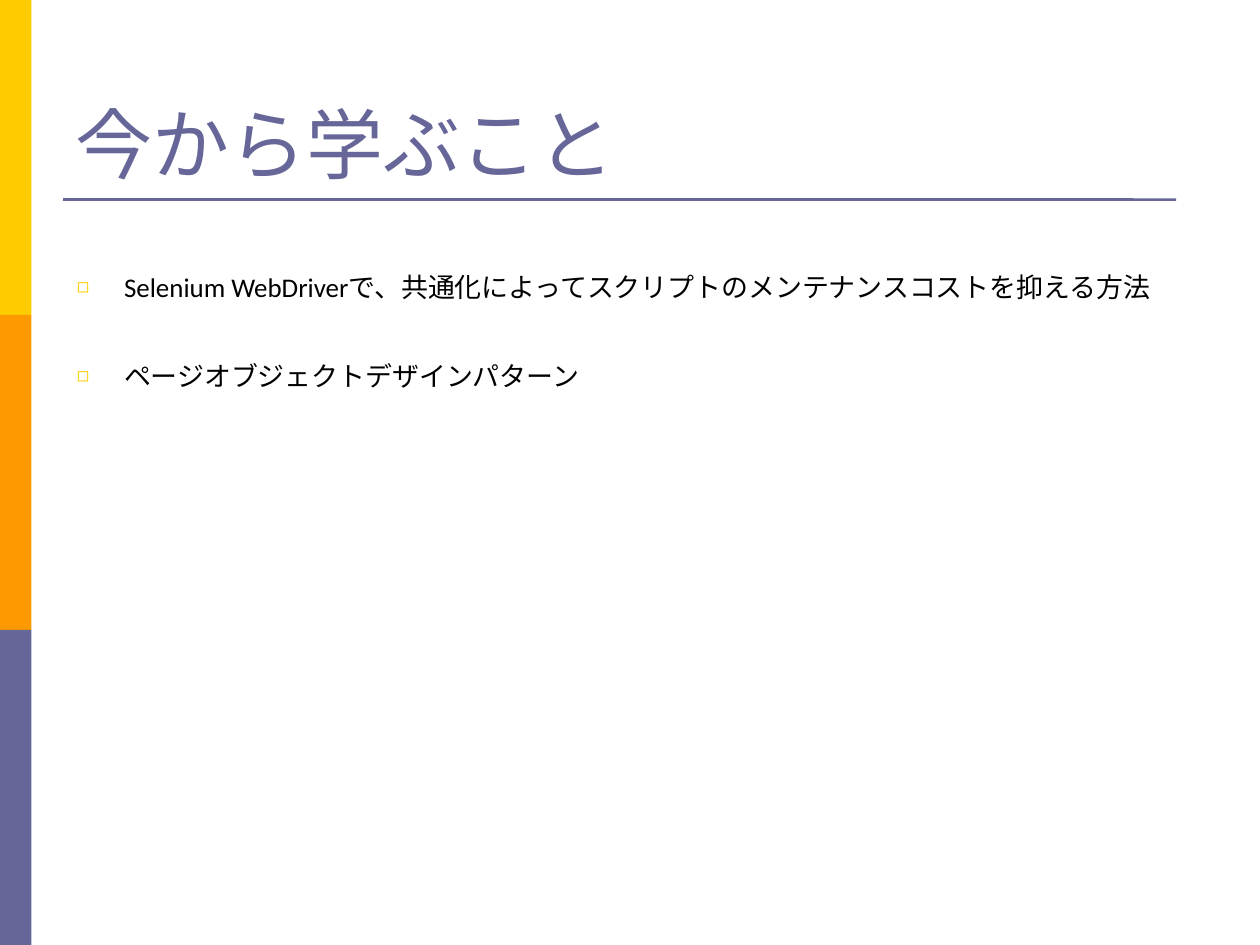
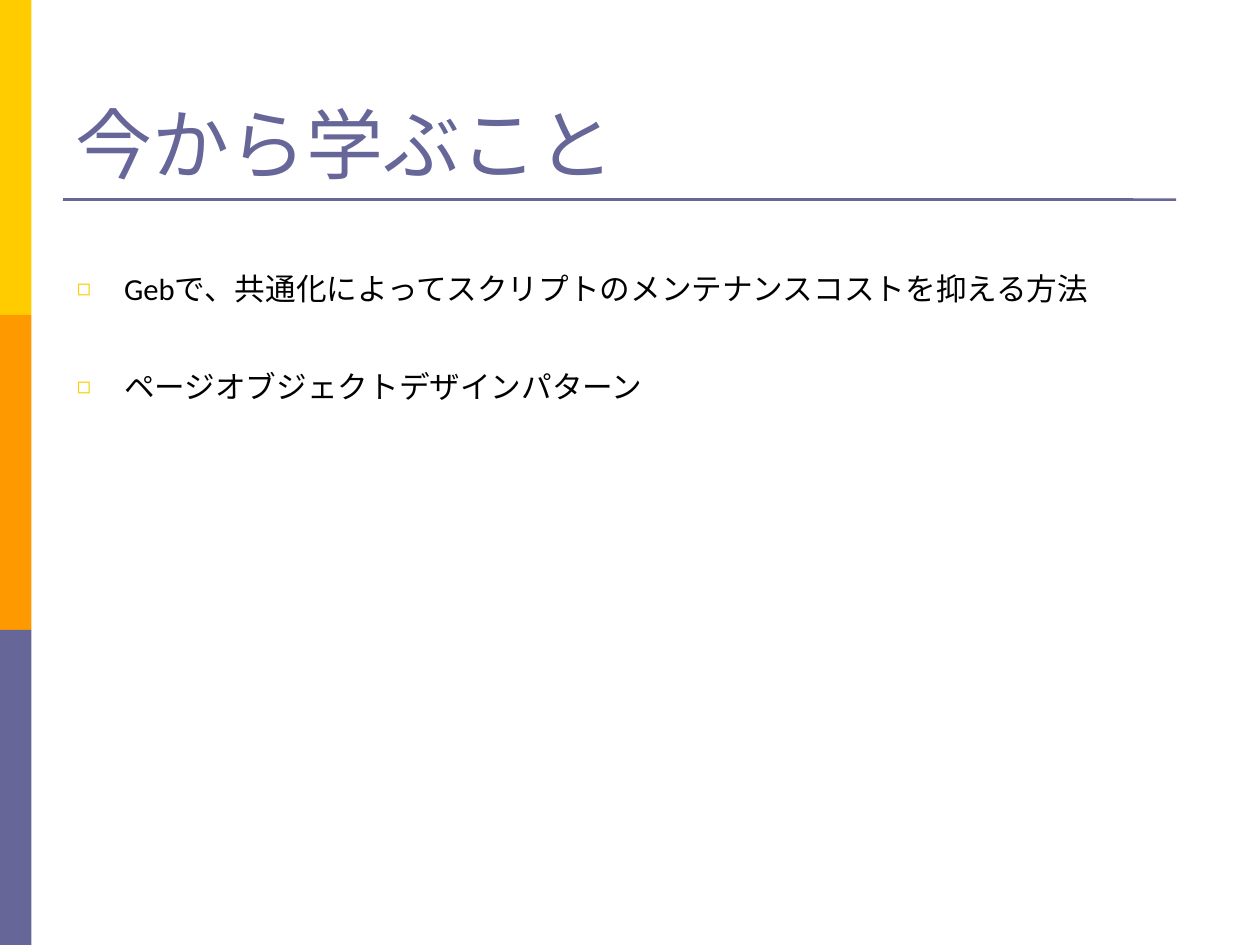
Before and after one commit to takuY-U2/STARHotel, a slide deck: slide 37 of docs/SlideGeb.ppt (slide 40 before the commit). Drawn at 1260x945 pixels with LibreOffice and Linux fonts; fonts in the diff are those of the drawing. Boxes give left, top, right and bottom in pixels: in the first picture for what was removed or moved away, otherwise in the second. Text is boxed around its words. In the diff, an @@ line names an element or a change of style, - is before the commit and + after.

```diff
--- a/docs/SlideGeb.ppt
+++ b/docs/SlideGeb.ppt
@@ text at bbox=[124, 275, 1088, 303]: text changed; size 15.4 to 17.5 pt @@
-◻ Selenium WebDriverで、共通化によってスクリプトのメンテナンスコストを抑える方法
+◻ Gebで、共通化によってスクリプトのメンテナンスコストを抑える方法
@@ text at bbox=[124, 372, 642, 400]: size 15.4 to 17.5 pt in "ページオブジェクトデザインパターン" @@
```
Also in this commit, not shown: 22 other slides changed, 4 slides removed, 3 other files.
